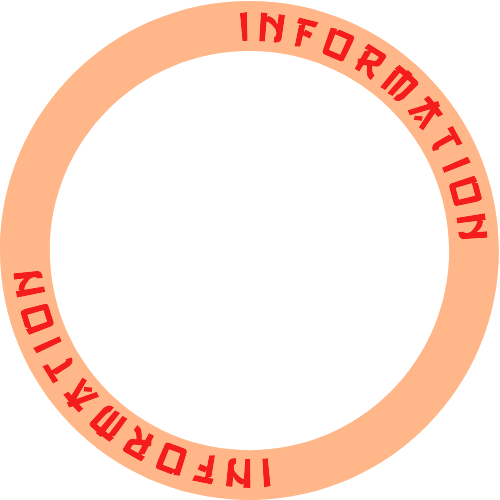
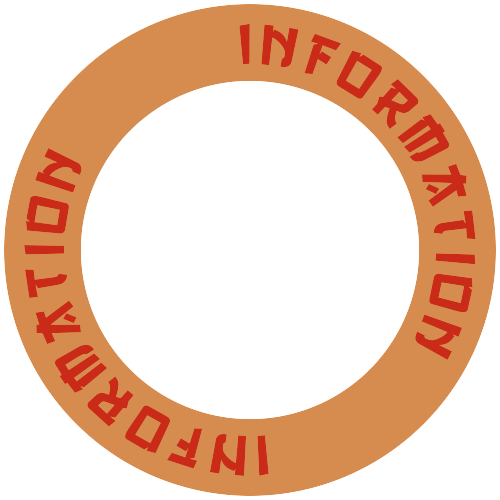
The second 500x500 image is a revision of the first. Changes to its layers:
added layer "Livello #2" above "information information" over [24, 23, 476, 476]
added layer "Livello #1" above "Livello" over [4, 4, 496, 496]
hid "Livello" over [13, 11, 488, 488]
hid "dvdfuijfu.png" over [0, 1, 499, 500]
